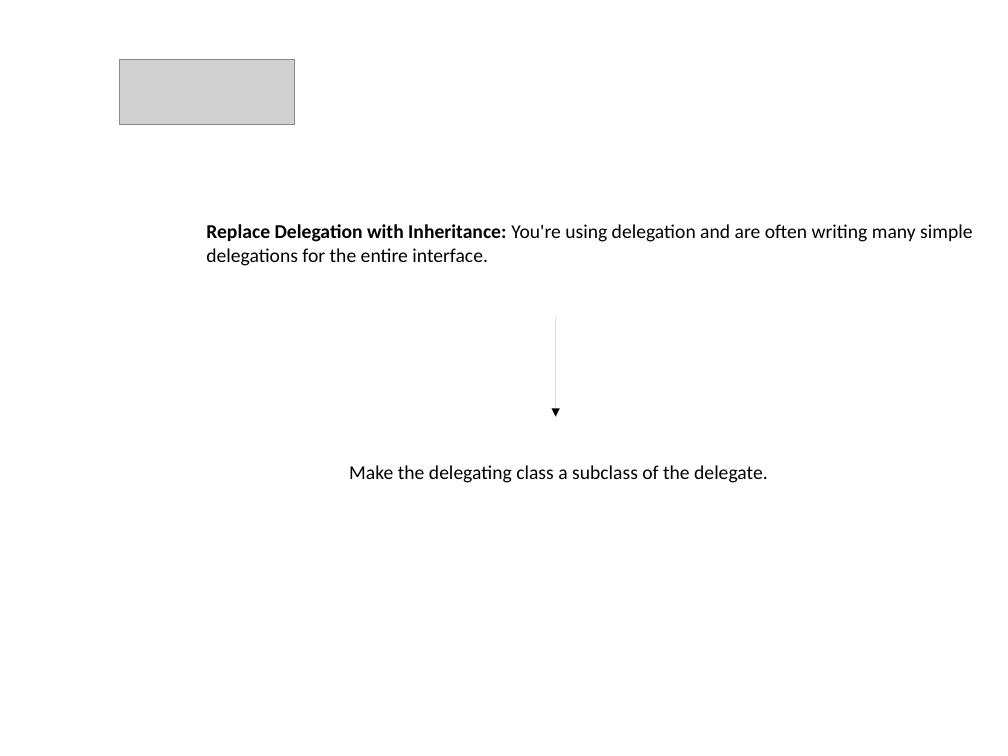
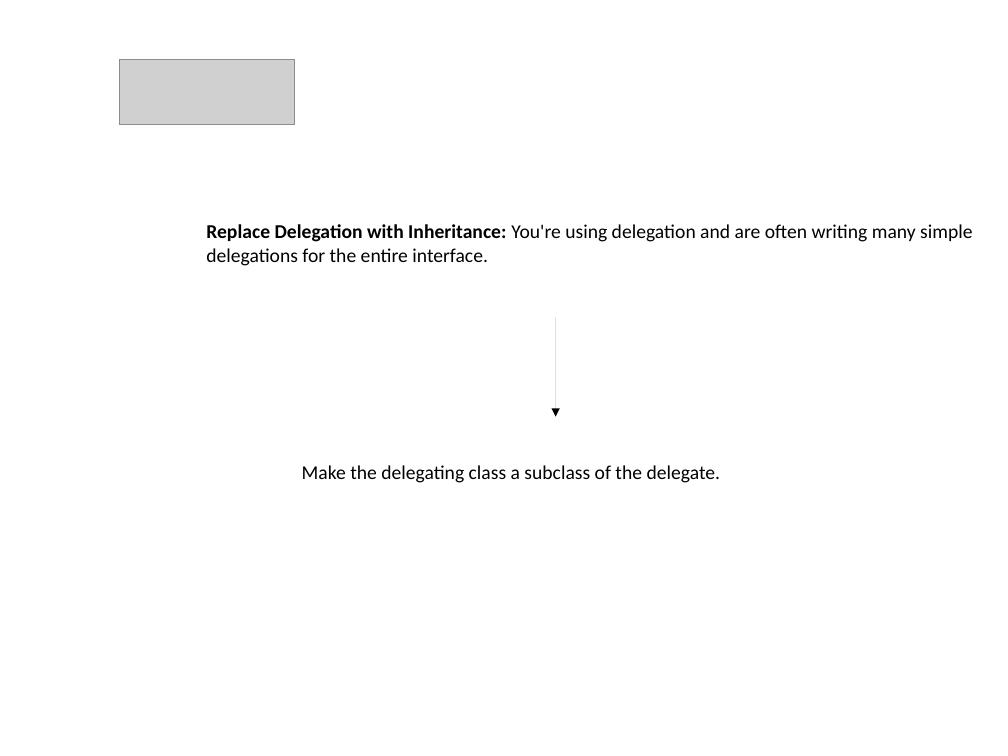
Before and after one commit to kolch182/Learning, a slide deck: slide 5 of Lezione_7_Refactoring_methods/Presentazione_Bad_Smells_6step.odp. Drawn at 1008x756 pixels with LibreOffice and Linux fonts; fonts in the diff are those of the drawing; grey boxes stand for pictures; background and template pictures are left out. Boxes give left, top, right and bottom in pixels: in the first picture for what was removed or moved away, otherwise in the second. Text is boxed around its words. In the diff, an @@ line names an element or a change of style, - is before the commit and + after.

```diff
--- a/Lezione_7_Refactoring_methods/Presentazione_Bad_Smells_6step.odp
+++ b/Lezione_7_Refactoring_methods/Presentazione_Bad_Smells_6step.odp
@@ text at box(302, 465, 721, 483): list level 4 to 3 in "Make the delegating class a ..." @@
```
Also in this commit, not shown: 3 other slides changed.
